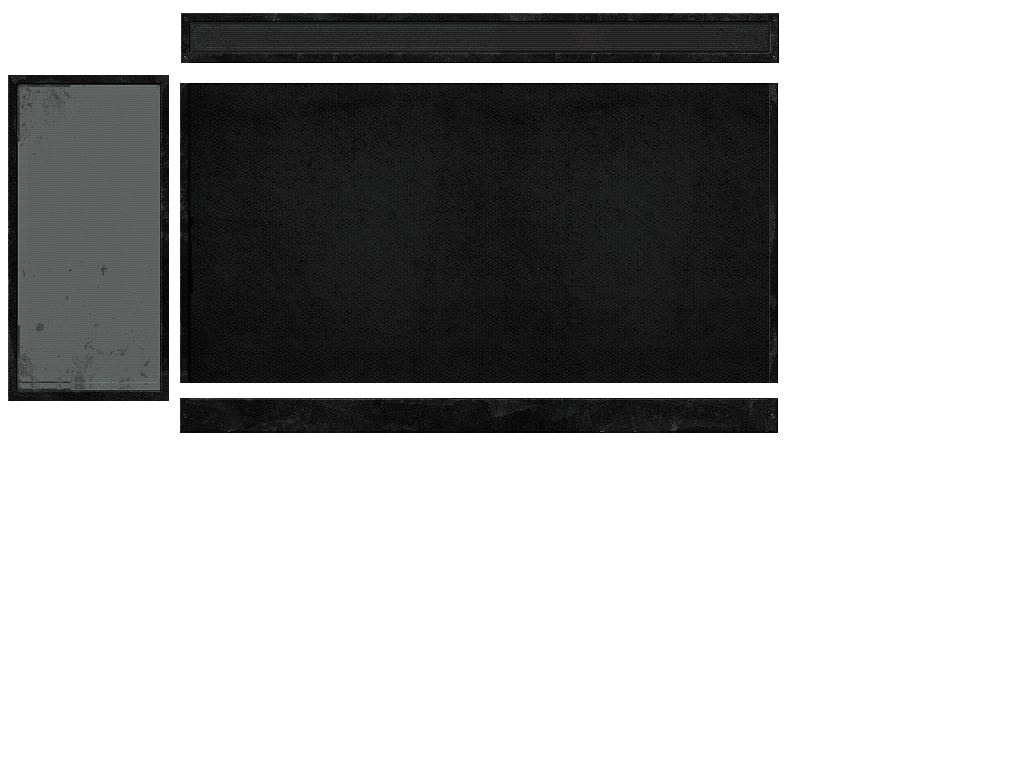
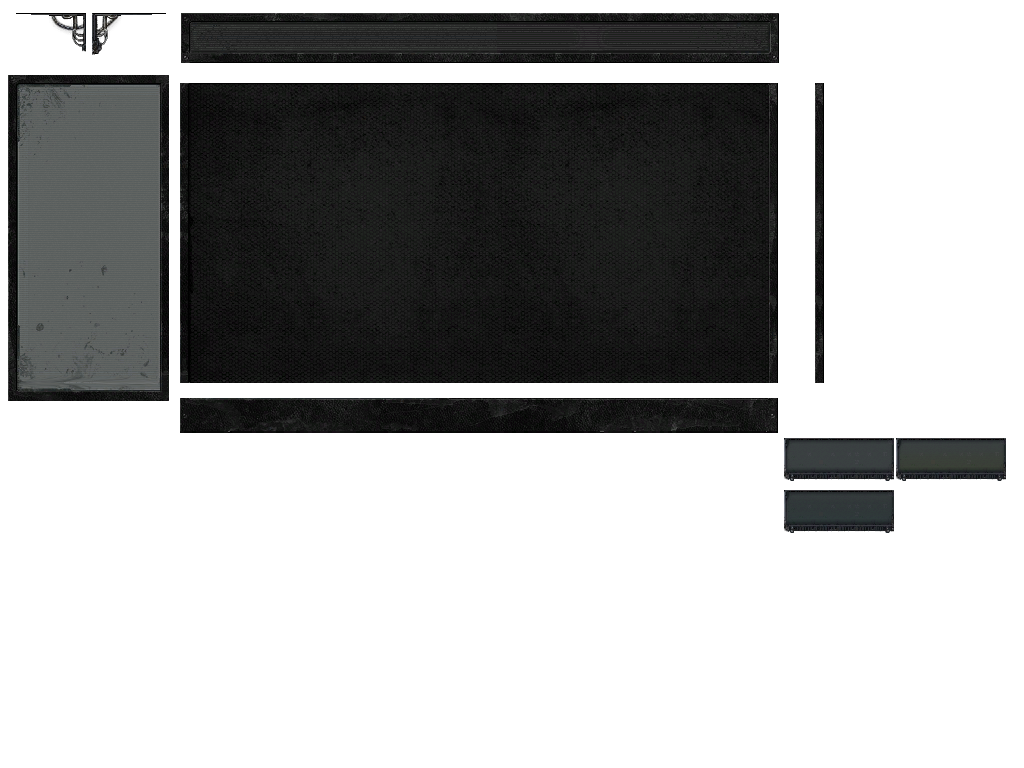
Revision of a layered 1024×768 image; what changed, layer by layer:
added layer "app_tab_center_selected" above "gradient" over [896, 438, 1006, 481]
added layer "gradient" above "app_tab_center_active" over [900, 442, 1004, 472]
added layer "app_tab_center_active" above "gradient active" over [784, 490, 894, 533]
added layer "gradient active" above "app_tab_center" over [788, 493, 892, 523]
added layer "app_tab_center" above "vertical scroller" over [784, 438, 894, 481]
painted on "vertical scroller" over [17, 373, 160, 391]
added layer "main copy" above "main" over [815, 83, 824, 383]
added layer "app_tab_r" above "app_tab_l" over [92, 13, 166, 55]
added layer "app_tab_l" above "header" over [16, 13, 86, 52]
